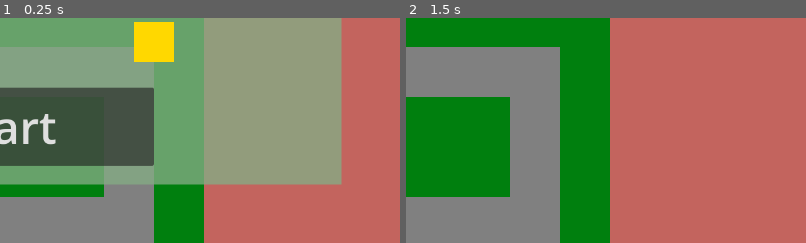
Above: before the commit, frames 1-2 (left to right).
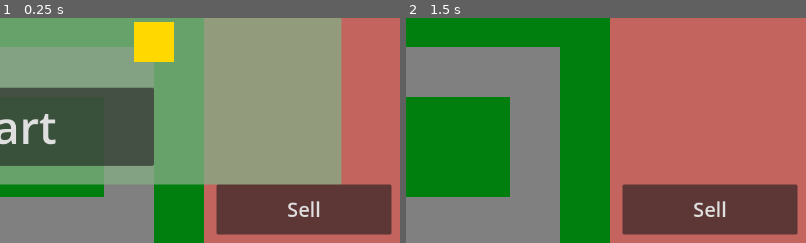
Above: after the commit, the same moments.

Repository: phrasmotica/godot-tower-defence
Game: Godot game, scene res://scenes/game.tscn
Same seed, same stepped clock (60 frames per second), same inputs: the game is played once before the commit and once after it.
Inputs (mouse positions are % of the whole screen's width and height, from its top left):
- Up to frame 1 (0.25 s): no input
- Up to frame 2 (1.5 s): click (88, 92) at 0.5 s, where only the run after the commit has a clickable "Sell"; click "Start" at 1.25 s
The pictures show only the part of the screen within x 50-100%, y 49-99%; the shares and areas given below are measured in that part.

The runs differ from the first frame. In frame 1, 10% of the frame differs, in the area x 54-98%, y 73-97%; in frame 2, 10%.

Commit message:
Add UI button for selling selected tower

Diff:
--- a/scenes/game.tscn
+++ b/scenes/game.tscn
@@ -224,3 +224,4 @@
 [connection signal="start" from="UICanvas/StartGame" to="Managers/WavesManager" method="_on_start_game_start"]
 [connection signal="start" from="UICanvas/StartGame" to="Towers" method="_on_start_game_start"]
 [connection signal="buy_gun_tower_button" from="UICanvas/GameUI" to="Towers" method="_on_game_ui_buy_gun_tower_button"]
+[connection signal="sell_selected_tower" from="UICanvas/GameUI" to="Towers" method="_on_game_ui_sell_selected_tower"]
--- a/scenes/game_ui.tscn
+++ b/scenes/game_ui.tscn
@@ -64,4 +64,15 @@
 icon = ExtResource("1_02kwm")
 icon_alignment = 1
 
+[node name="SellButton" type="Button" parent="ColorRect"]
+layout_mode = 0
+offset_left = 20.0
+offset_top = 620.0
+offset_right = 300.0
+offset_bottom = 700.0
+focus_mode = 0
+theme_override_font_sizes/font_size = 32
+text = "Sell"
+
 [connection signal="pressed" from="ColorRect/GunTowerButton" to="." method="_on_gun_tower_button_pressed"]
+[connection signal="pressed" from="ColorRect/SellButton" to="." method="_on_sell_button_pressed"]
--- a/scripts/game_ui.gd
+++ b/scripts/game_ui.gd
@@ -4,6 +4,8 @@
 @onready var lives_amount = $ColorRect/LivesLabel/Amount
 
 signal buy_gun_tower_button
+signal sell_selected_tower
+
 
 func _on_gun_tower_button_pressed():
 	print("Buying gun tower from UI")
@@ -17,3 +19,8 @@
 func _on_lives_manager_lives_changed(new_lives):
 	if lives_amount:
 		lives_amount.text = str(new_lives)
+
+func _on_sell_button_pressed():
+	print("Selling selected tower")
+
+	sell_selected_tower.emit()
--- a/scripts/tower_manager.gd
+++ b/scripts/tower_manager.gd
@@ -134,3 +134,6 @@
 
 func _on_game_ui_buy_gun_tower_button():
 	try_place(tower_1)
+
+func _on_game_ui_sell_selected_tower():
+	try_sell()
